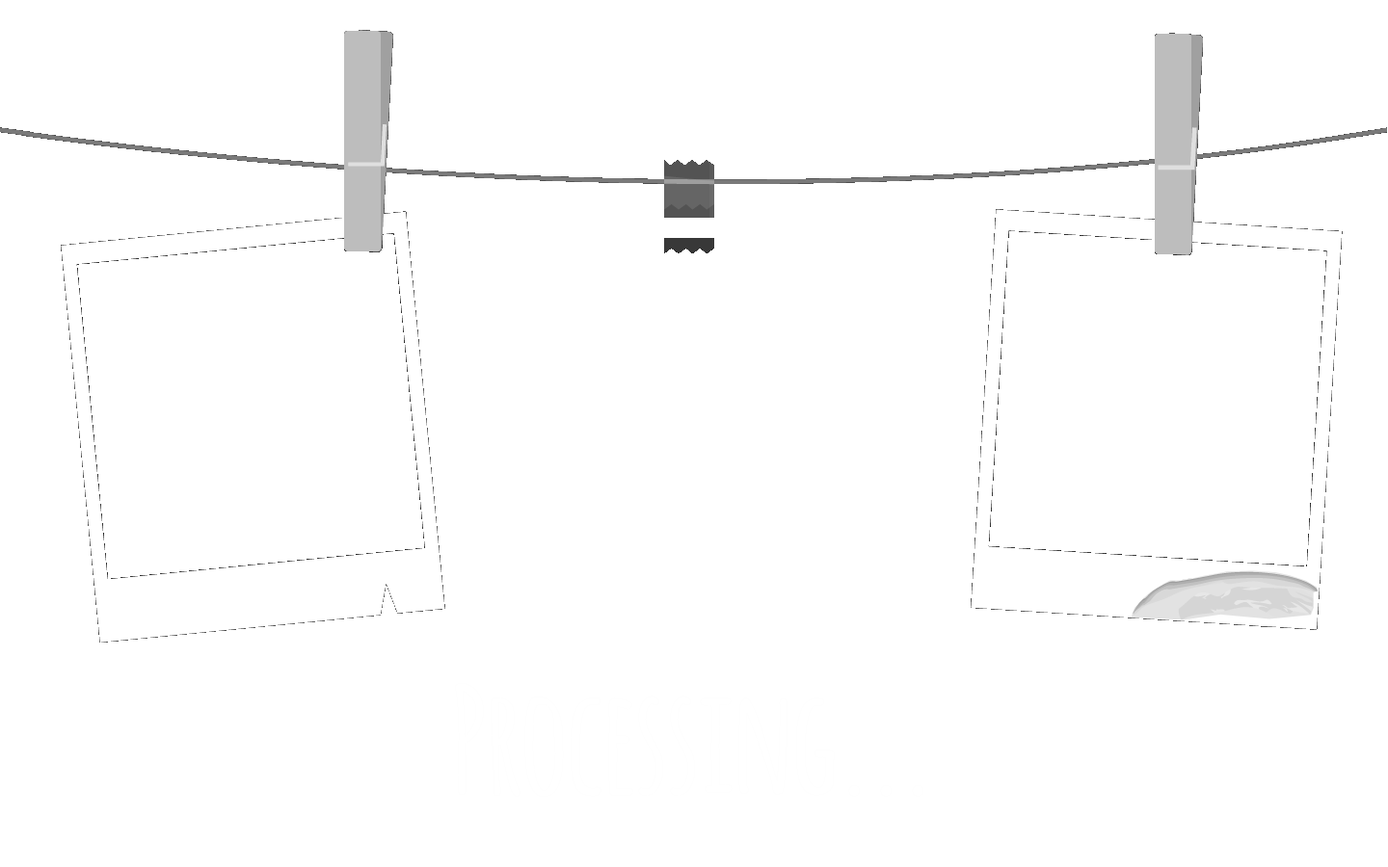
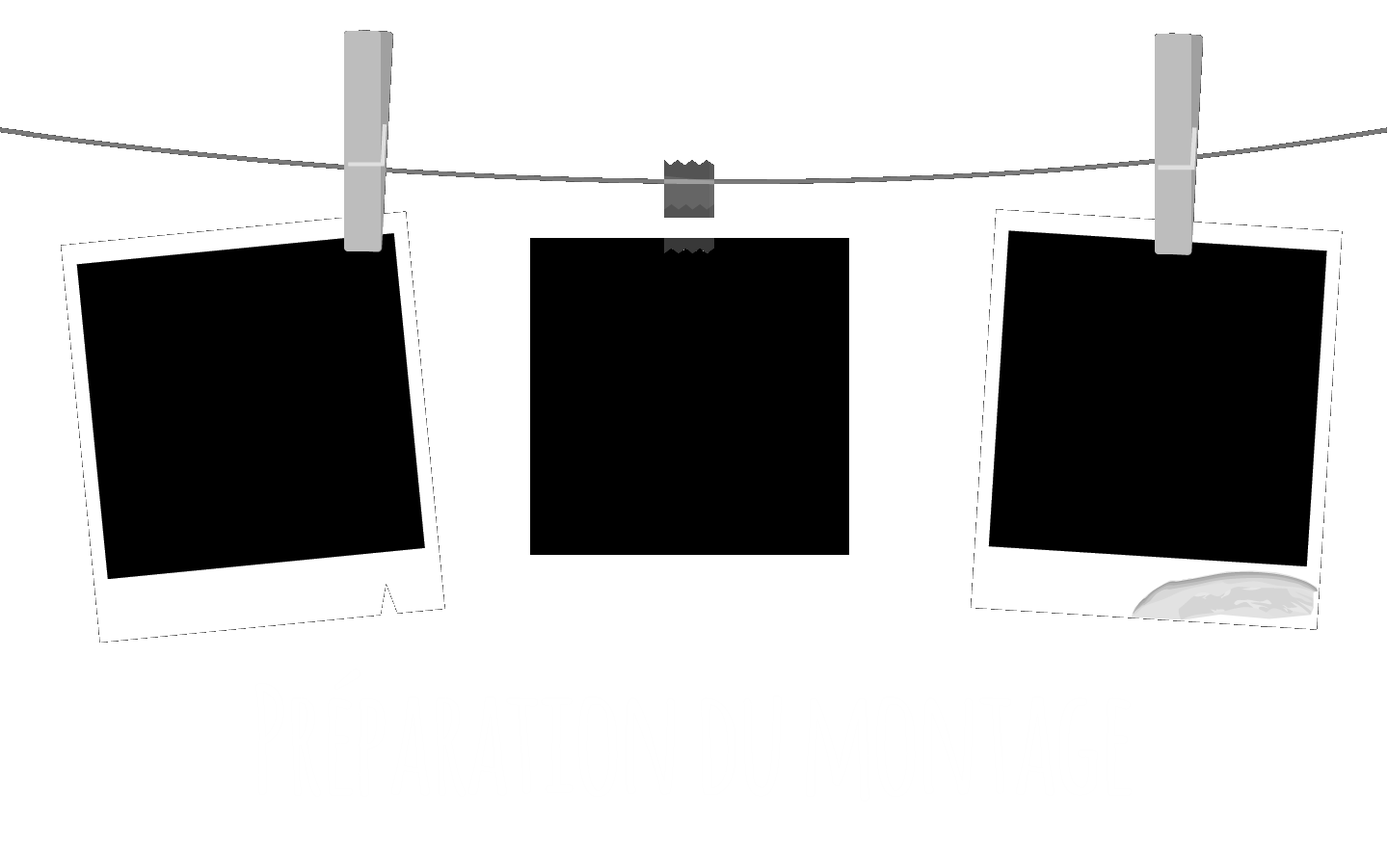
Two versions of the same layered image (1388 × 867). Layer-by-layer changes:
painted on "Copie de Calque Copié" over [77, 231, 1326, 580]
